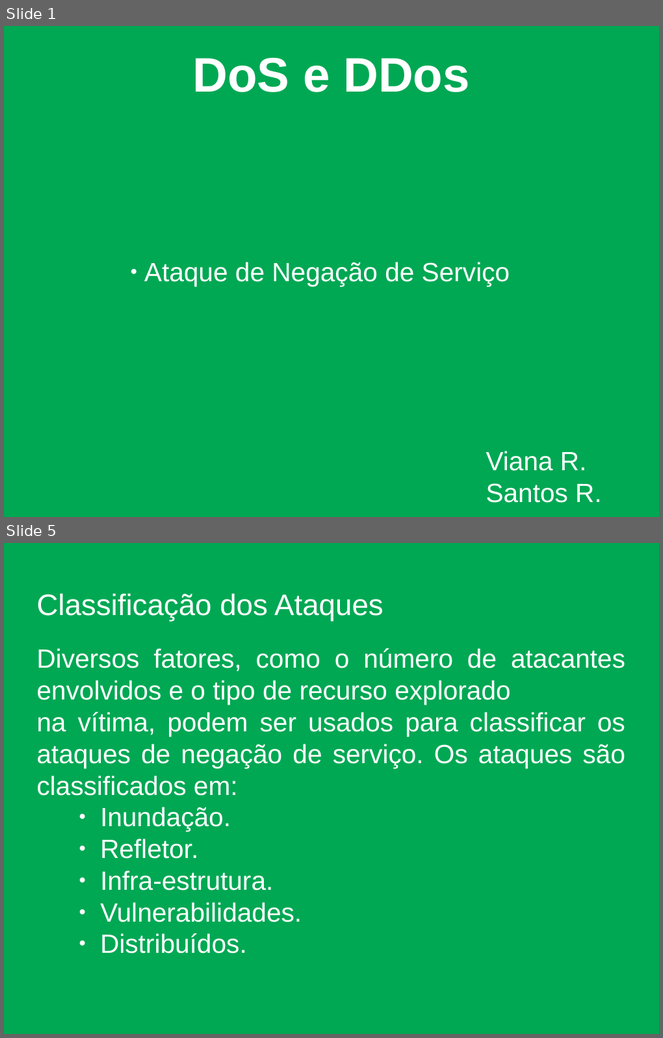
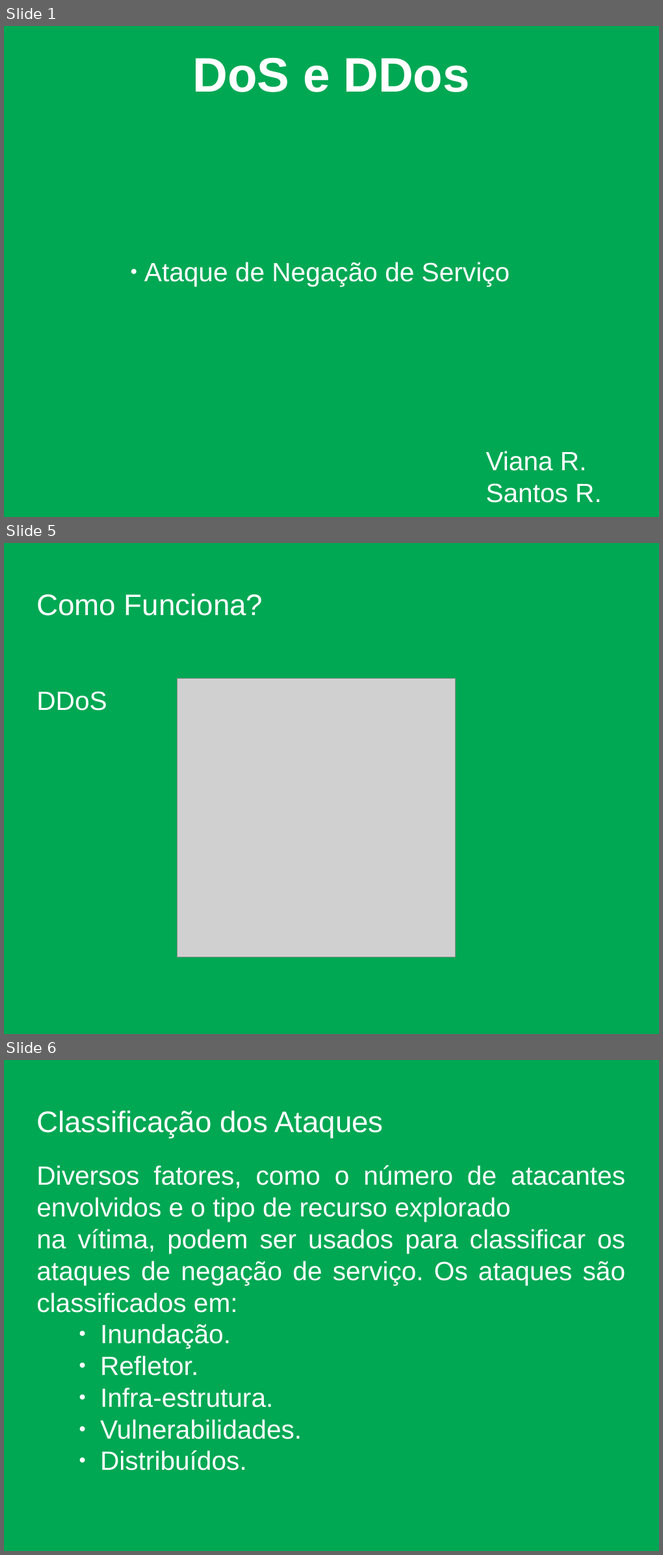
Before and after one commit to rafaelgov95/bitruncado, a slide deck: Apresentação/Lista-I/Sem título 1.odp. Shown one above the other, each under a label of ours: slides 1 and 5 before the commit, slides 1, 5 and 6 after it; the slides between them are not shown. The pictures are 663x1038 and 663x1555 pixels, drawn with LibreOffice and Linux fonts; fonts in the diff are those of the drawing; grey boxes stand for pictures; background and template pictures are left out. Boxes give left, top, right and bottom in pixels: in the first picture for what was removed or moved away, otherwise in the second. Text is boxed around its words. In the diff, an @@ line names an element or a change of style, - is before the commit and + after.

```diff
--- a/Apresentação/Lista-I/Sem título 1.odp
+++ b/Apresentação/Lista-I/Sem título 1.odp
@@ slide 5 added at bbox=[4, 543, 659, 1034], background picture (left out) @@
@@ title added at bbox=[36, 594, 263, 616], 36 pt, text #FFFFFF @@
+Como Funciona?
@@ picture added at bbox=[177, 679, 456, 958] @@
@@ text added at bbox=[36, 691, 107, 711], 32 pt, text #FFFFFF @@
+DDoS
@@ what was slide 5 is now slide 6 @@
```
Also in this commit, not shown: 3 slides changed, 2 other slides added, 2 slides removed, 2 other files.
